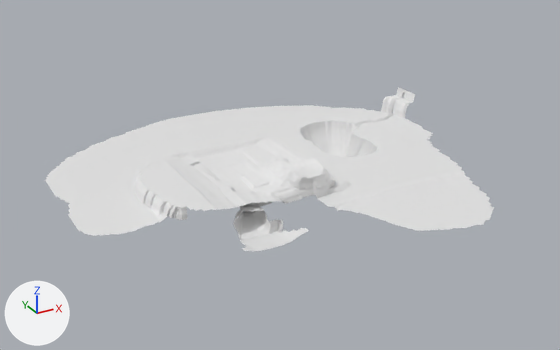
What one commit did to the FBX model Sclime/Assets/3d models/open world/slime open world.fbx.
Rendered twice from a 50 mm lens placed at (-524.0, -1120.0, 585.0), pointed at (88.0, -6.0, 28.0). The lights are fixed; the arrows at lower left show +X, +Y and +Z. The first picture is the older version.

Before the edit, the objects in view are built like this:
```python
me_plane = bpy.data.meshes.new('Plane')
me_plane.from_pydata(...)  # 37657 vertices, 37655 faces; spans x -282.0..508.0, y -313.0..387.0, z -37.0..70.0
ob_plane = bpy.data.objects.new('Plane', me_plane)
ob_plane.location = (0.0, 0.0, 0.0)
```
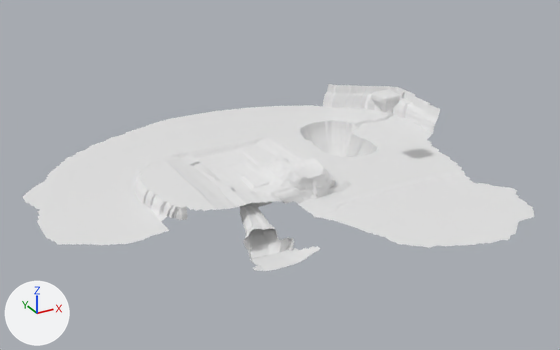
Where the change shows, as pixel boxes [x1, y1, x2, y2] in the pictures (560 x 350 px):
```json
{"object": "Plane", "change": "reshaped", "before": [45, 87, 494, 251], "after": [23, 84, 535, 271], "on screen": "14% wider, 14% taller"}
{"part": 1, "of": "me_plane", "change": "added", "after": [371, 90, 401, 113]}
{"part": 2, "of": "me_plane", "change": "built on", "before": [233, 182, 339, 251], "after": [23, 181, 535, 271]}
{"part": 3, "of": "me_plane", "change": "built on", "before": [385, 97, 440, 151], "after": [322, 84, 440, 133]}
```

Scene script edits in JSON lines:
```json
{"block": "me_plane", "where": "# used by ob_plane; location = (0.0, 0.0, 0.0)"}
{"op": "remove", "block": "me_plane", "code": "me_plane.from_pydata(...)  # 37657 vertices, 37655 faces; spans x -282.0..508.0, y -313.0..387.0, z -37.0..70.0"}
{"op": "add", "block": "me_plane", "code": "me_plane.from_pydata(...)  # 42063 vertices, 42117 faces; spans x -332.0..508.0, y -370.0..387.0, z -37.0..153.0"}
{"block": "me_plane", "change": "me_plane part 1: a new loose piece of 277 vertices spanning x 277.0..320.0, y -47.0..-3.0, z 114.0..153.0"}
{"block": "me_plane", "change": "me_plane part 2: 1 vertex moved within x -27.0, y -88.0, z 26.0; 329 vertices removed from x -67.0..132.0, y -182.0..-91.0, z -9.0..42.0; 2944 vertices added at x -332.0..428.0, y -370.0..183.0, z -25.0..28.0"}
{"block": "me_plane", "change": "me_plane part 3: 22 vertices removed from x 426.0..486.0, y -39.0..209.0, z 22.0..53.0; 1362 vertices added at x 366.0..504.0, y 42.0..302.0, z 24.0..70.0"}
{"block": "me_plane", "change": "other edits to the shape of me_plane do not show in these pictures"}
```
